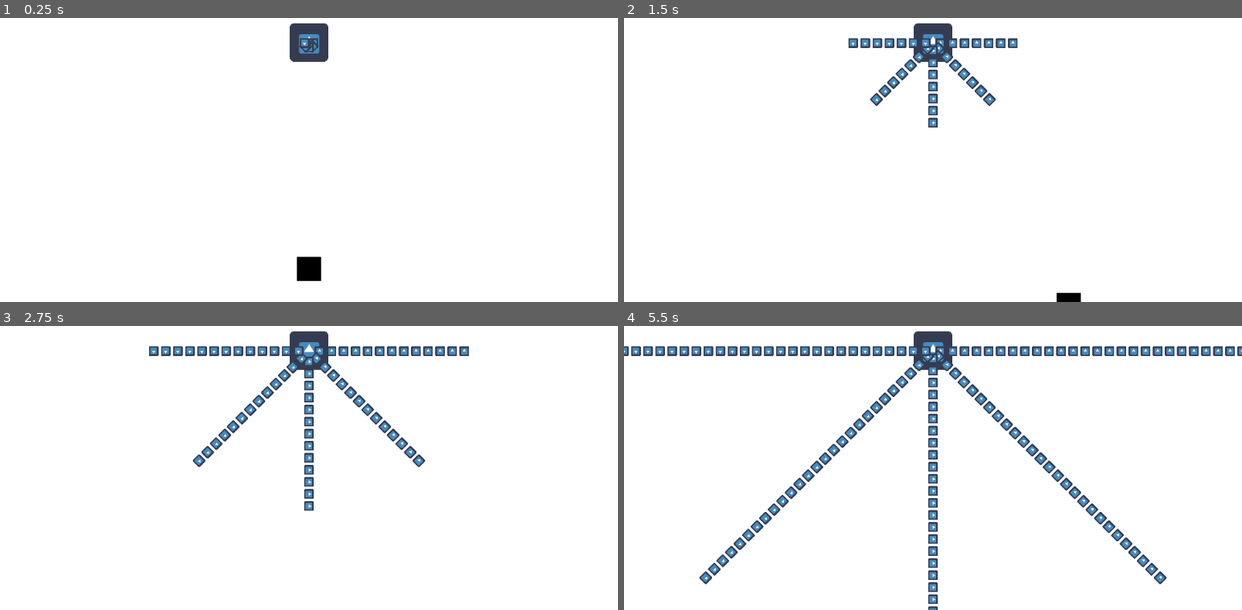
Above: before the commit, frames 1-4 (two rows, left to right).
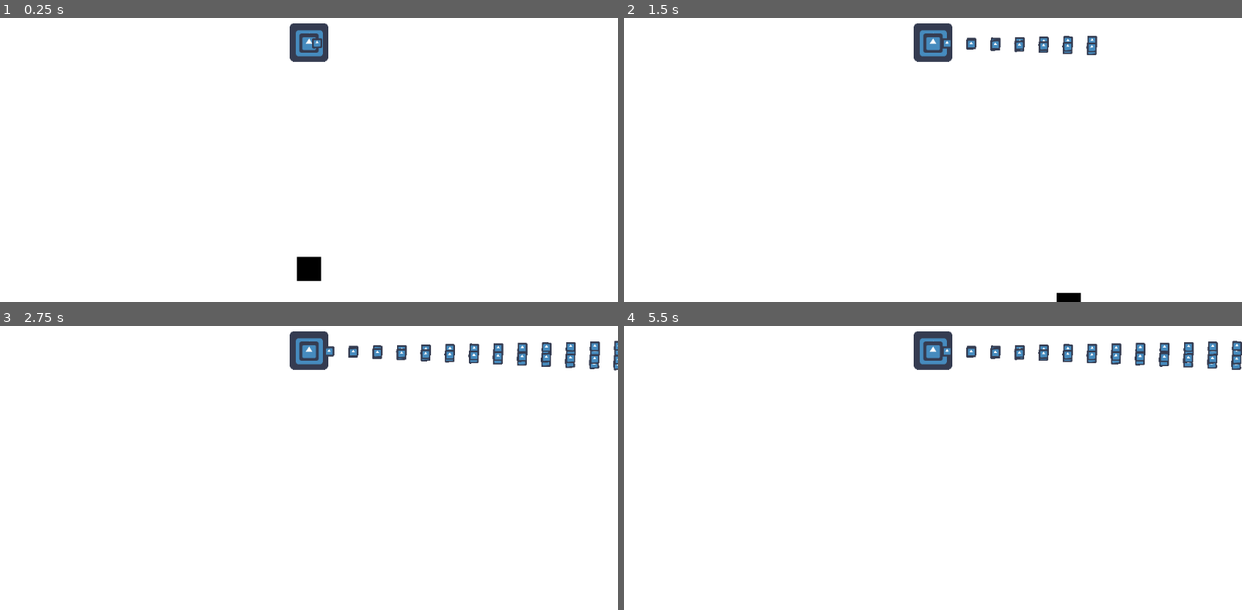
Above: after the commit, the same moments.

Repository: BrunoK0/Bullet-Hell-Game
Game: Godot game, scene res://Main.tscn
Same seed, same stepped clock (60 frames per second), same inputs: the game is played once before the commit and once after it. The engine's default icon, where the game draws it, is replaced by a stand-in: a white triangle on a blue panel in a dark square.
Inputs:
- Up to frame 1 (0.25 s): no input
- Up to frame 2 (1.5 s): hold Right (right) 0.53-1.28 s; hold Down (down) from 1.28 s (still down)
- Up to frame 3 (2.75 s): release Down (down) at 2.03 s; hold Right (right) from 2.03 s (still down)
- Up to frame 4 (5.5 s): release Right (right) at 2.78 s; hold Up (up) 2.78-3.53 s; hold Left (left) 3.53-5.03 s; hold Down (down) from 5.03 s (still down)

The runs differ from the first frame. In frame 1, 0.3% of the frame differs, in the area x 47-53%, y 4-14%; in frame 2, 2.4%; in frame 3, 4.8%; in frame 4, 8.0%, in the area x 0-100%, y 4-100%.

Commit message:
An attempt at creating a more versatile generator
Trying to create a better generator

Diff:
--- a/bullet generator/generator.gd
+++ b/bullet generator/generator.gd
@@ -1,38 +1,67 @@
 extends Node2D
+
+enum SPAWNER_MODES {LINEAR, AIMED, FIXED}
+enum BULLET_MODES {FIXED}
+
+export var spawner_mode = SPAWNER_MODES.FIXED
+var current_spawner_mode = SPAWNER_MODES.FIXED
 
 var bullet_scene = preload("res://bullets/basic/basicBullet.tscn")
 onready var shoot_timer = $ShootTimer
-onready var rotater = $Rotator
+onready var spawn_points = $SpawnPoints
 
 export var rotation_speed = 0
 export var shoot_timer_wait_time = 0.2
-export var spawn_point_number = 4
-export var arch_angle = 180
+export (int) var spawn_point_number = 4
 export var radius = 1
-export (bool) var follow_player = false
+
+export var arc_angle = 90
 
 func _ready():
-	var step = deg2rad(arch_angle) / spawn_point_number
-
-	for i in range(spawn_point_number + 1):
-		var spawn_point = Node2D.new()
-		var pos = Vector2(radius, 0).rotated(step * i)
-		spawn_point.position = pos
-		spawn_point.rotation = pos.angle()
-		rotater.add_child(spawn_point)
-
+	create_spawners()
 	shoot_timer.wait_time = shoot_timer_wait_time
 	shoot_timer.start()
 
 
 func _process(delta):
-	var new_rotation = rotater.rotation_degrees + rotation_speed * delta
-	rotater.rotation_degrees = fmod(new_rotation, 360)
+	var new_rotation = rotation_degrees + rotation_speed * delta
+	rotation_degrees = fmod(new_rotation, 360)
+	if(spawner_mode != current_spawner_mode):
+		create_spawners()
+
+func create_spawners():
+	if(spawn_point_number < 1):
+		spawn_point_number = 1
+
+	if(radius <= 0):
+		radius = 0.001
+
+	for i in range(0, spawn_point_number):
+		var spawn_point = Node2D.new()
+		var step = float(i) / float(spawn_point_number)
+		var pos = Vector2(radius, 0).rotated(arc_angle * step)
+		spawn_point.position = pos
+		spawn_point.rotation_degrees = pos.angle()
+		print_debug(spawn_point)
+		spawn_points.add_child(spawn_point)
+
+
+
+func fixed_angle_spawner():
+	for i in range(0, spawn_point_number):
+		var spawn_point = Node2D.new()
+		var step = float(i) / float(spawn_point_number)
+
+
+
+func shoot_bullets():
+	for j in spawn_points.get_children():
+		var bullet = bullet_scene.instance()
+		get_tree().root.add_child(bullet)
+		bullet.position = j.global_position
+		bullet.rotation = j.global_rotation
 
 
 func _on_ShootTimer_timeout() -> void:
-	for s in rotater.get_children():
-		var bullet = bullet_scene.instance()
-		get_tree().root.add_child(bullet)
-		bullet.position = s.global_position
-		bullet.rotation = s.global_rotation
+	#print_debug("shoot bullets")
+	shoot_bullets()
--- a/bullet generator/generator.tscn
+++ b/bullet generator/generator.tscn
@@ -14,8 +14,8 @@
 
 [node name="ShootTimer" type="Timer" parent="."]
 
-[node name="Rotator" type="Sprite" parent="."]
-scale = Vector2( 0.75, 0.75 )
+[node name="SpawnPoints" type="Sprite" parent="."]
+scale = Vector2( 0.5, 0.5 )
 texture = ExtResource( 1 )
 
 [connection signal="timeout" from="BulletShotTimer" to="." method="_on_BulletShotTimer_timeout"]
--- a/bullets/basic/basicBullet.gd
+++ b/bullets/basic/basicBullet.gd
@@ -1,7 +1,16 @@
 extends Node2D
 
-export var speed = 100
+export (float) var speed = 200;
+export (float) var lifetime = 10.00;
+export (Vector2) var velocity = Vector2();
+export (bool) var use_velocity; # If true use velocity, if false use rotation
+export (float) var rotation_change;
 
 
 func _process(delta):
-	position += transform.x * speed * delta
+	if use_velocity:
+		position += velocity.normalized() * speed * delta;
+	else:
+		position += Vector2(cos(rotation), -sin(rotation)) * speed * delta;
+
+	rotation_degrees += rotation_change * delta;
--- a/bullets/basic/basicBullet.tscn
+++ b/bullets/basic/basicBullet.tscn
@@ -1,10 +1,28 @@
 [gd_scene load_steps=3 format=2]
 
-[ext_resource path="res://bullets/basic/basicBullet.gd" type="Script" id=1]
 [ext_resource path="res://icon.png" type="Texture" id=2]
 
+[sub_resource type="GDScript" id=1]
+script/source = "extends Node2D
+
+export (float) var speed = 200;
+export (float) var lifetime = 10.00;
+export (Vector2) var velocity = Vector2();
+export (bool) var use_velocity; # If true use velocity, if false use rotation
+export (float) var rotation_change;
+
+
+func _process(delta):
+	if use_velocity:
+		position += velocity.normalized() * speed * delta;
+	else:
+		position += Vector2(cos(rotation), -sin(rotation)) * speed * delta;
+
+	rotation_degrees += rotation_change * delta;
+"
+
 [node name="BasicBullet" type="Node2D"]
-script = ExtResource( 1 )
+script = SubResource( 1 )
 
 [node name="Sprite" type="Sprite" parent="."]
 scale = Vector2( 0.25, 0.25 )
